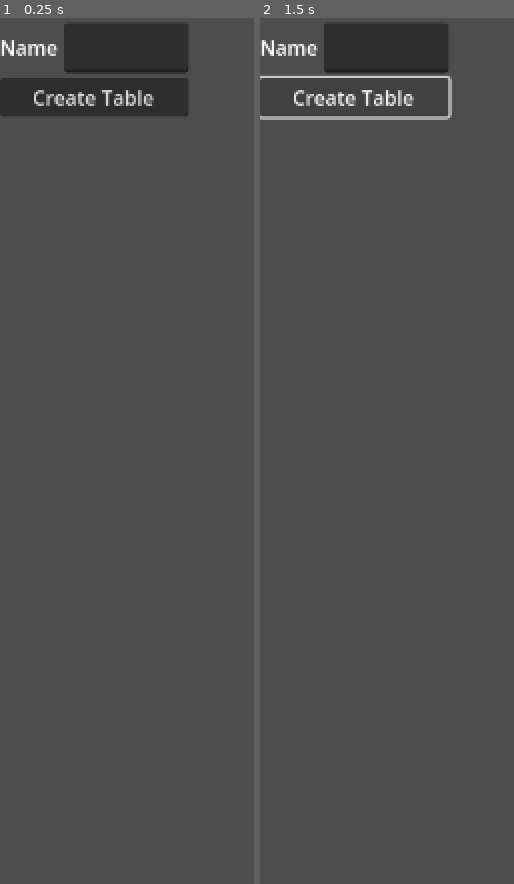
Above: before the commit, frames 1-2 (left to right).
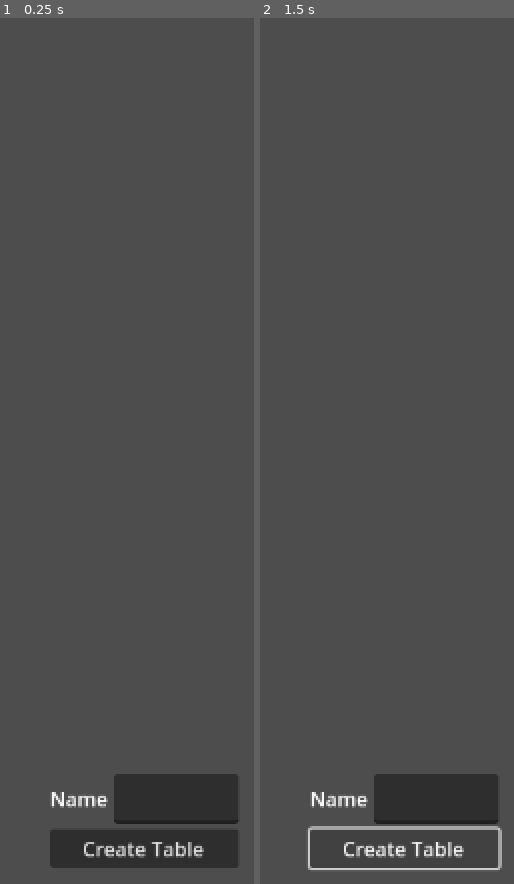
Above: after the commit, the same moments.

Repository: Leenton/uno-platform
Game: Godot game, scene res://entities/lobby/lobby.tscn
Same seed, same stepped clock (60 frames per second), same inputs: the game is played once before the commit and once after it. This scene is started directly instead of the project's main scene.
Inputs:
- Up to frame 1 (0.25 s): no input
- Up to frame 2 (1.5 s): click "Create Table" at 0.5 s; click "Create Table" at 1.25 s

The runs differ from the first frame. In frame 1, 12% of the frame differs, in the area x 0-94%, y 0-99%; in frame 2, 8.0%.

Commit message:
Lobby UI stuff

Diff:
--- a/entities/lobby/lobby.gd
+++ b/entities/lobby/lobby.gd
@@ -1,11 +1,13 @@
 extends Node
 
-@onready var table_name_text_edit := $Control/HBoxContainer/VBoxContainer/HBoxContainer/TableNameTextEdit
-@onready var create_table_button := $Control/HBoxContainer/VBoxContainer/CreateTableButton
+@onready var table_name_text_edit := %TableNameTextEdit
+@onready var create_table_button := %CreateTableButton
 
 func _ready() -> void:
 	create_table_button.pressed.connect(_on_create_table_button_pressed)
 	add_child(load("res://entities/lobby-player-list/lobby_player_list.tscn").instantiate())
+
+
 
 func _on_create_table_button_pressed() -> void:
 	var table_name: String = table_name_text_edit.text.strip_edges()
--- a/entities/lobby/lobby.tscn
+++ b/entities/lobby/lobby.tscn
@@ -5,34 +5,62 @@
 [node name="Lobby" type="Node"]
 script = ExtResource("1_eda4n")
 
-[node name="Control" type="Control" parent="."]
-layout_mode = 3
-anchors_preset = 0
-offset_right = 40.0
-offset_bottom = 40.0
+[node name="MarginContainer" type="MarginContainer" parent="."]
+anchors_preset = 15
+anchor_right = 1.0
+anchor_bottom = 1.0
+grow_horizontal = 2
+grow_vertical = 2
+size_flags_horizontal = 3
+size_flags_vertical = 3
+theme_override_constants/margin_left = 40
+theme_override_constants/margin_top = 40
+theme_override_constants/margin_right = 40
+theme_override_constants/margin_bottom = 40
 
-[node name="HBoxContainer" type="HBoxContainer" parent="Control"]
-layout_mode = 0
-offset_right = 40.0
-offset_bottom = 40.0
-
-[node name="VBoxContainer" type="VBoxContainer" parent="Control/HBoxContainer"]
+[node name="VBoxContainer" type="VBoxContainer" parent="MarginContainer"]
 layout_mode = 2
 
-[node name="VBoxContainer2" type="VBoxContainer" parent="Control/HBoxContainer/VBoxContainer"]
+[node name="HBoxContainer" type="HBoxContainer" parent="MarginContainer/VBoxContainer"]
+layout_mode = 2
+size_flags_vertical = 3
+
+[node name="TableListScrollContainer" type="ScrollContainer" parent="MarginContainer/VBoxContainer/HBoxContainer"]
+layout_mode = 2
+size_flags_horizontal = 3
+
+[node name="VBoxContainer" type="VBoxContainer" parent="MarginContainer/VBoxContainer/HBoxContainer/TableListScrollContainer"]
 layout_mode = 2
 
-[node name="HBoxContainer" type="HBoxContainer" parent="Control/HBoxContainer/VBoxContainer"]
+[node name="PlayerListScrollContainer" type="ScrollContainer" parent="MarginContainer/VBoxContainer/HBoxContainer"]
+layout_mode = 2
+size_flags_horizontal = 3
+
+[node name="VBoxContainer" type="VBoxContainer" parent="MarginContainer/VBoxContainer/HBoxContainer/PlayerListScrollContainer"]
 layout_mode = 2
 
-[node name="TableNameLabel" type="Label" parent="Control/HBoxContainer/VBoxContainer/HBoxContainer"]
+[node name="HBoxContainer2" type="HBoxContainer" parent="MarginContainer/VBoxContainer"]
+layout_mode = 2
+
+[node name="VBoxContainer" type="VBoxContainer" parent="MarginContainer/VBoxContainer/HBoxContainer2"]
+layout_mode = 2
+
+[node name="VBoxContainer2" type="VBoxContainer" parent="MarginContainer/VBoxContainer/HBoxContainer2/VBoxContainer"]
+layout_mode = 2
+
+[node name="HBoxContainer" type="HBoxContainer" parent="MarginContainer/VBoxContainer/HBoxContainer2/VBoxContainer"]
+layout_mode = 2
+
+[node name="TableNameLabel" type="Label" parent="MarginContainer/VBoxContainer/HBoxContainer2/VBoxContainer/HBoxContainer"]
 layout_mode = 2
 text = "Name"
 
-[node name="TableNameTextEdit" type="TextEdit" parent="Control/HBoxContainer/VBoxContainer/HBoxContainer"]
+[node name="TableNameTextEdit" type="TextEdit" parent="MarginContainer/VBoxContainer/HBoxContainer2/VBoxContainer/HBoxContainer"]
+unique_name_in_owner = true
 custom_minimum_size = Vector2(100, 40)
 layout_mode = 2
 
-[node name="CreateTableButton" type="Button" parent="Control/HBoxContainer/VBoxContainer"]
+[node name="CreateTableButton" type="Button" parent="MarginContainer/VBoxContainer/HBoxContainer2/VBoxContainer"]
+unique_name_in_owner = true
 layout_mode = 2
 text = "Create Table"
Not shown, changed: export_presets.cfg
